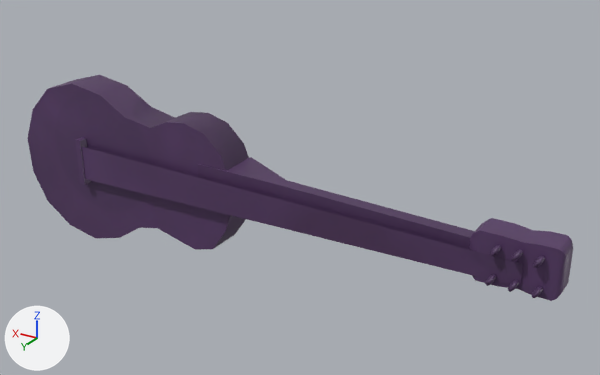
One commit to the FBX model SoundGuy/Assets/Pc Alda/Character/guitar2.fbx: the scene before it, then after it.
Before and after are seen from a 50 mm lens placed at (-0.0221, 0.0325, 0.0176), pointed at (-0.0018, -0.0014, 0.0007). Every picture has the same lights, and +X, +Y and +Z are marked at lower left. Where no turn or scale is listed for an object, it has been applied to the vertices. Vertices at the same position are counted once.
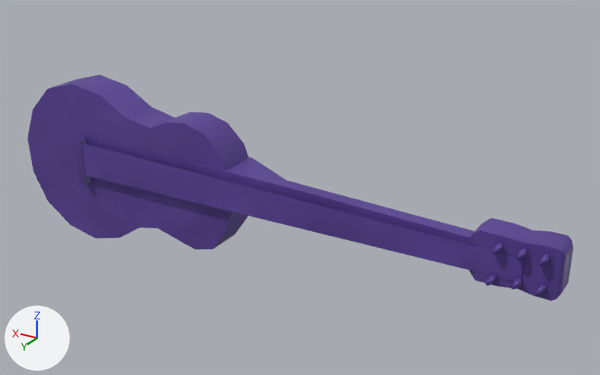
The newer file is also rescaled (x1.191) as a whole; pictures and numbers use the older file's frame.

What changed in the scene script:
```text
Add img_illustration_sans_titre__3__jpg:
    img_illustration_sans_titre__3__jpg = load_image('Illustration-sans-titre (3).jpg', '../../laura/TXT/Illustration-sans-titre (3).jpg', 1024, 1024, 'sRGB')
Add mat_lambert2:
    mat_lambert2 = principled_material('lambert2')
    mat_lambert2.texture = img_illustration_sans_titre__3__jpg
Change me_mesh:
    used by ob_polysurface1; location = (0.0, 0.0, 0.0)
    remove me_mesh.from_pydata(...)  # 308 vertices, 337 faces; spans x -0.0159..0.0159, y -0.0016..0.0016, z -0.0047..0.0047
    add me_mesh.from_pydata(...)  # 308 vertices, 347 faces; spans x -0.0159..0.0159, y -0.0016..0.0016, z -0.0047..0.0047
    me_mesh part 1: the loose piece of 4 vertices spanning x -0.0142..0.0114, y 0.0011, z -0.0007..0.0013 is moved by (0.0, 0.0, 0.0002), in mat_lambert2 (picture img_illustration_sans_titre__3__jpg)
    me_mesh part 2
    114 vertices are removed from x -0.0152..-0.0129, y 0.001..0.0016, z -0.0005..0.0016
    166 faces are deleted
    4 vertices in x -0.0149..-0.013, y 0.001..0.0016, z -0.0003..0.0011 move by (-0.0002, 0.0, 0.0004)
    3 vertices in x -0.0151..-0.0132, y 0.0013..0.0016, z -0.0004..0.0014 move by (0.0, 0.0, 0.0001)
    17 vertices move from x -0.0152..-0.0129, y 0.001..0.0016, z -0.0005..0.0014 to x -0.0153..-0.013, y 0.001..0.0016, z -0.0003..0.0016
    114 vertices are added at x -0.0153..-0.013, y 0.001..0.0016, z -0.0003..0.0017
    176 new faces join them
    me_mesh part 3: 172 faces spanning x -0.0159..0.0159, y -0.0016..0.0016, z -0.0047..0.0047 switch from mat_lambert3 (picture img_illustration_sans_titre_jpg) to mat_lambert2 (picture img_illustration_sans_titre__3__jpg)
```

What differs and where, as boxes (x1, y1, x2, y2) in the pictures (600 x 375 px; the box of a moved part takes in the faces that stretch with it):
part 1 of me_mesh, moved or reshaped
    before: (81, 146, 523, 287)
    after: (81, 143, 524, 281)
part 2 of me_mesh, moved or reshaped
    before: (490, 245, 545, 298)
    after: (492, 243, 550, 295)
part 3 of me_mesh, recoloured
    both: (27, 75, 573, 301)
